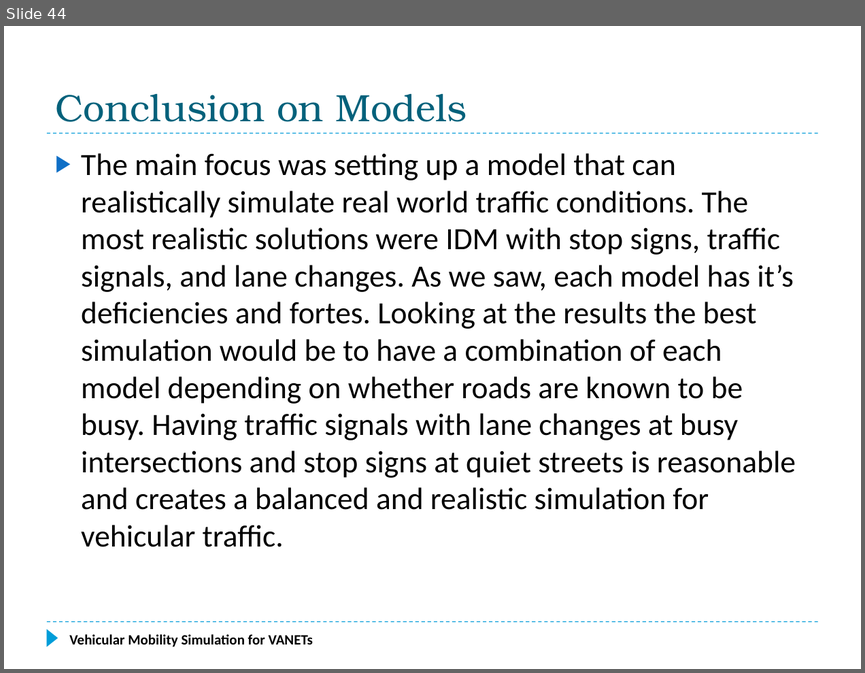
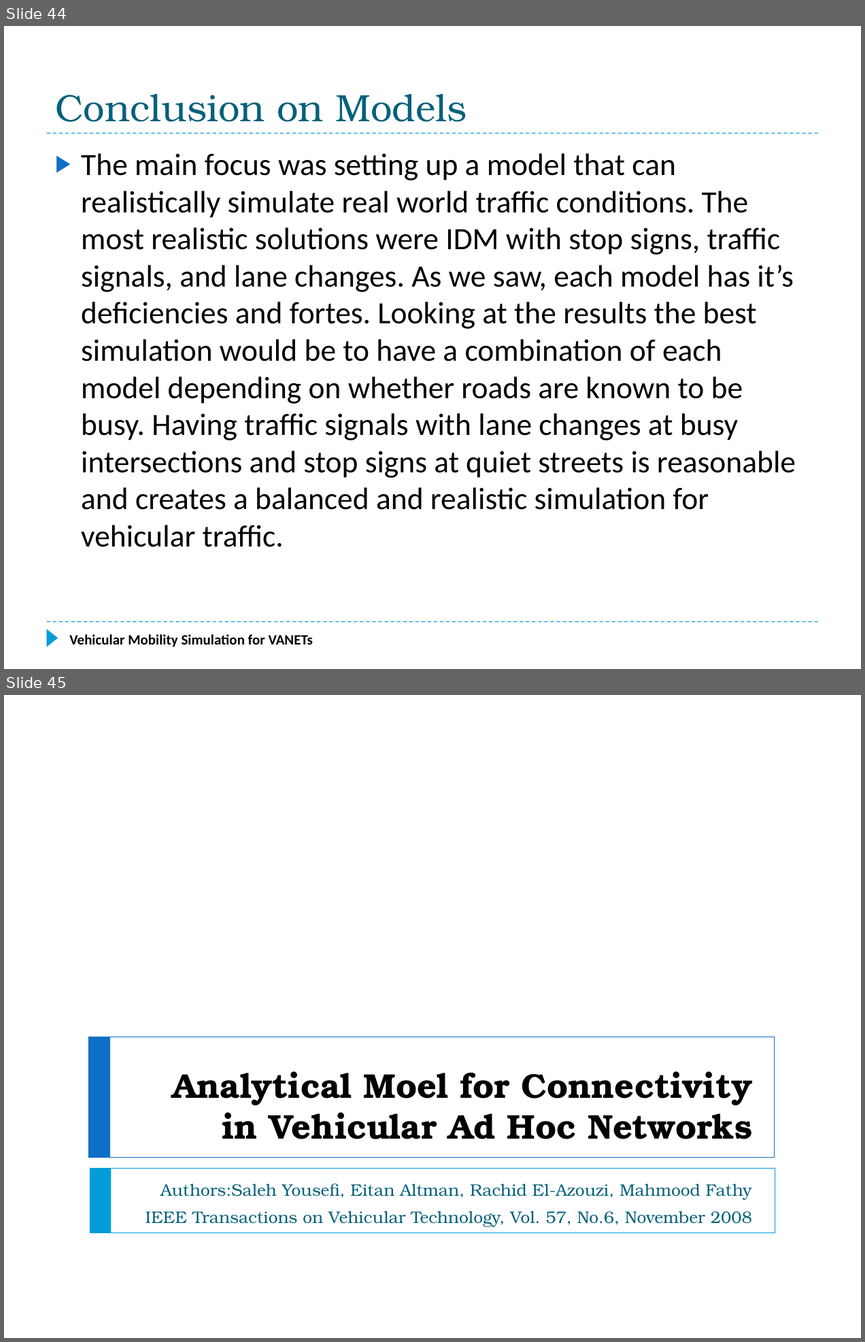
Before and after one commit to f33losopher/EEMaster_VANET, a slide deck: VANET_Felix.pptx. Shown one above the other, each under a label of ours: slide 44 before the commit, slides 44 and 45 after it. The pictures are 865x673 and 865x1342 pixels, drawn with LibreOffice and Linux fonts; fonts in the diff are those of the drawing. Boxes give left, top, right and bottom in pixels: in the first picture for what was removed or moved away, otherwise in the second. Text is boxed around its words. In the diff, an @@ line names an element or a change of style, - is before the commit and + after.

```diff
--- a/VANET_Felix.pptx
+++ b/VANET_Felix.pptx
@@ slide 45 added at bbox=[4, 695, 861, 1338], background #FFFFFF @@
@@ rectangle added at bbox=[89, 1037, 774, 1157], outline #0F6FC6 0.5 pt @@
@@ rectangle added at bbox=[89, 1037, 110, 1157], fill #0F6FC6 @@
@@ title added at bbox=[172, 1071, 753, 1139], 28.8 pt, text #000000, bold @@
+Analytical Moel for Connectivity in Vehicular Ad Hoc Networks
@@ rectangle added at bbox=[90, 1168, 775, 1232], outline #009DD9 0.5 pt @@
@@ rectangle added at bbox=[90, 1168, 111, 1232], fill #009DD9 @@
@@ subtitle added at bbox=[145, 1183, 752, 1227], 14 pt, text #04617B @@
+Authors:Saleh Yousefi, Eitan Altman, Rachid El-Azouzi, Mahmood Fathy
+IEEE Transactions on Vehicular Technology, Vol. 57, No.6, November 2008
```
Also in this commit, not shown: 1 other file.
